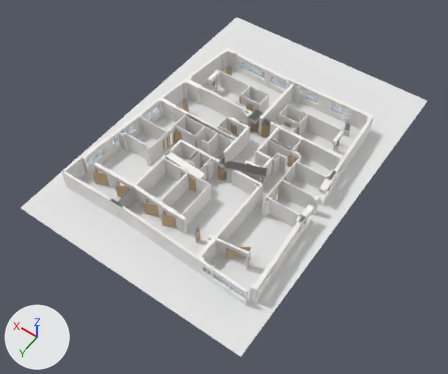
The glTF model deploy/demo_artifacts/swiss_dwellings__site1869-bldg2903-floor13293/scene.glb as it was, and as the next commit left it.
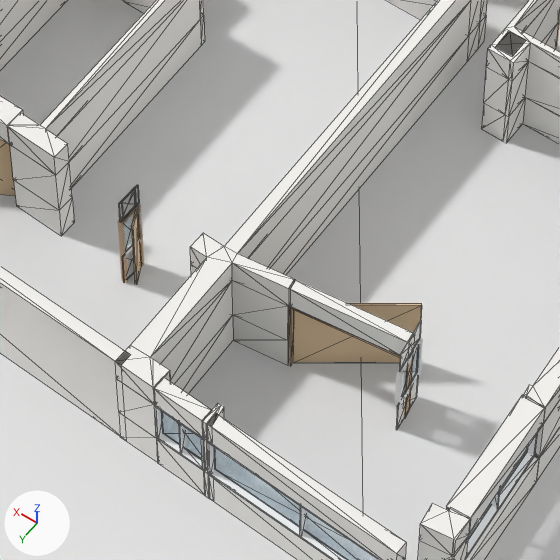
The first picture shows the older version from a 50 mm camera at (-27.2, 41.0, 55.8) aimed at (-1.0, 4.3, -1.8). The close-ups show the older and then the newer version on the part from 39% to 62% of the width and 51% to 79% of the height of that picture. Only the edits that show in the close-ups are written down. The lights are fixed; the arrows at lower left show +X, +Y and +Z. The close-ups show mesh edges as thin lines. Where no turn or scale is listed for an object, it has been applied to the vertices. Vertices at exactly the same position are counted once.

The first close-up shows 'door-28:leaf', 'door-7:leaf', 'plan_floor', 'wall-11', 'wall-16', 'wall-19', 'wall-20', 'wall-63', 'wall-infill:door-7', 'wall-infill:window-3', 'wall-infill:window-4', 'wall-infill:window-7', 'window-3:glass' and 22 more.
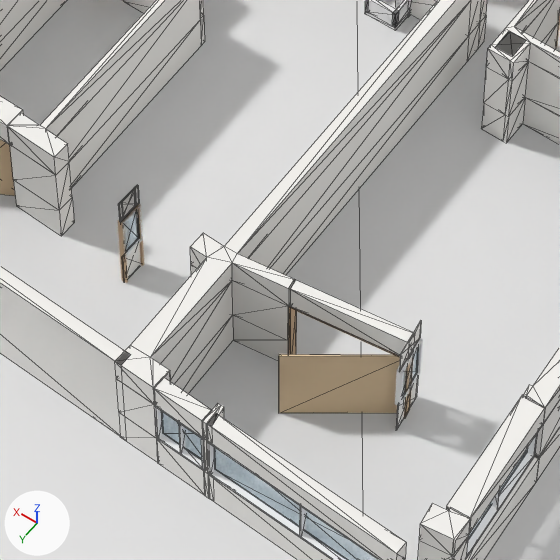
Diff of the bpy script that builds the scene:
```diff
--- a/deploy/demo_artifacts/swiss_dwellings__site1869-bldg2903-floor13293/scene.glb.py
+++ b/deploy/demo_artifacts/swiss_dwellings__site1869-bldg2903-floor13293/scene.glb.py
@@ mat_material_7 @@
+mat_material_7 = principled_material('Material_7')
+mat_material_7.base_color = (0.973, 0.973, 0.98)  # white #fcfcfd
+mat_material_7.roughness = 0.35
@@ me_door_7_leaf @@
 # used by ob_door_7_leaf; location = (0.0, 0.0, 0.0)
-me_door_7_leaf.from_pydata(...)  # 8 vertices, 12 faces; spans x -9.46..-7.5, y 11.48..12.89, z 0.01..2.05
+me_door_7_leaf.from_pydata(...)  # 8 vertices, 12 faces; spans x -9.88..-7.92, y 12.55..13.96, z 0.01..2.05
+# me_door_7_leaf part 1: the whole mesh is turned 180 degrees about the z axis through its middle, then moved by (-0.42, 1.07, 0.0)
 me_door_7_leaf.materials.append(mat_material_6)
@@ me_door_28_leaf @@
 # used by ob_door_28_leaf; location = (0.0, 0.0, 0.0)
-me_door_28_leaf.from_pydata(...)  # 8 vertices, 12 faces; spans x -4.03..-3.8, y 12.81..13.23, z 0.01..2.05
+me_door_28_leaf.from_pydata(...)  # 8 vertices, 12 faces; spans x -3.81..-3.58, y 12.85..13.28, z 0.01..2.05
+# me_door_28_leaf part 2: the whole mesh is turned 180 degrees about the z axis through its middle, then moved by (0.21, 0.04, 0.0)
 me_door_28_leaf.materials.append(mat_material_6)
@@ me_bathtub_2 @@
+me_bathtub_2.from_pydata(...)  # 28 vertices, 60 faces; spans x -4.63..-3.87, y 3.3..5.2, z 0.0..0.55
+me_bathtub_2.materials.append(mat_material_7)  # white #fcfcfd
@@ me_toilet_2 @@
+me_toilet_2.from_pydata(...)  # 34 vertices, 60 faces; spans x -4.66..-4.33, y -2.34..4.77, z 0.0..0.8
+me_toilet_2.materials.append(mat_material_7)  # white #fcfcfd
@@ ob_bathtub_2 @@
+ob_bathtub_2 = bpy.data.objects.new('bathtub-2', me_bathtub_2)
+ob_bathtub_2.location = (0.0, 0.0, 0.0)
@@ ob_toilet_2 @@
+ob_toilet_2 = bpy.data.objects.new('toilet-2', me_toilet_2)
+ob_toilet_2.location = (0.0, 0.0, 0.0)
```

Where the change shows, as pixel boxes (x1, y1, x2, y2) in the close-ups (560 x 560 px):
'door-7:leaf', moved, turned
    before: (293, 303, 422, 362)
    after: (279, 354, 400, 413)
'bathtub-2', added
    after: (365, 0, 408, 30)
'door-28:leaf', moved, turned (not visible afterwards)
    before: (131, 210, 141, 284)
'toilet-2', added
    after: (396, 0, 411, 17)
